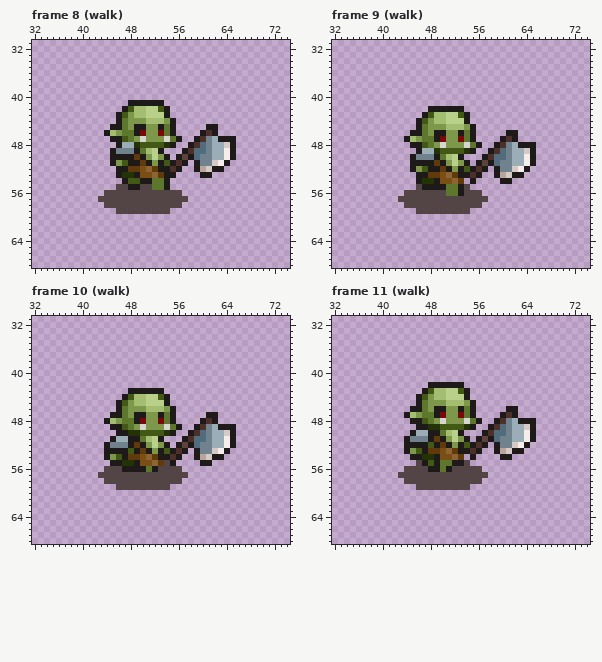
Two states of a pixel-art file, RPGGAME/RPG/Assets/Sprites/Tiny RPG Character Asset Pack v1.03 -Free Soldier&Orc/Aseprite file/Orc.aseprite. That is the earlier state.
100x100 pixels, 34 frames. Colours within 5 levels of each other are drawn and written as one. Shown: frame 8 (walk): x 32..74, y 31..68; frame 9 (walk): x 32..74, y 31..68; frame 10 (walk): x 32..74, y 31..68; frame 11 (walk): x 32..74, y 31..68. The commit also changed other frames, which this record leaves out.
New version:
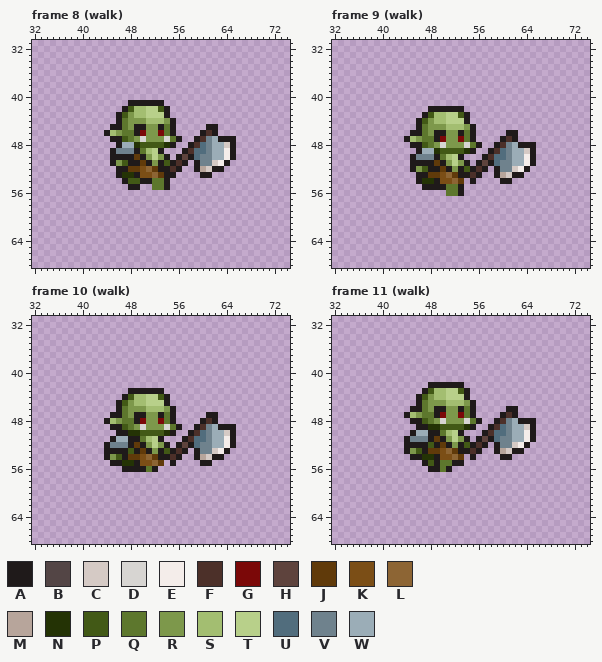
Palette (. is transparent): A #1f1a1a  B #534545  C #d5cac5  D #d7d5d2  E #f4edea  F #4c3029  G #7b0808  H #5e433d  J #603a0a  K #7b4e16  L #8d6534  M #b7a59b  N #243305  P #425916  Q #5d772d  R #7d984b  S #a3be71  T #b8d08a  U #516d7d  V #6f828d  W #9badb7
The exact change:
layer "shadow" now hidden
--- frame 8 (walk)
@@ x 41..59 @@
 54 ......APPAAQQA.....
-55 .....BBAABBQQA.....
-56 ...BBBBBBBBBBBBB...
-57 ..BBBBBBBBBBBBBBB..
-58 ...BBBBBBBBBBBBB...
-59 .....BBBBBBBBB.....
+55 .......AA..QQA.....
+56 ...................
+57 ...................
+58 ...................
+59 ...................
 60 ...................
--- frame 9 (walk)
@@ x 41..59 @@
 54 .....ANNAKKLJ.A....
-55 .....BAAAAQQAB.....
-56 ...BBBBBBBQQABBB...
-57 ..BBBBBBBBBBBBBBB..
-58 ...BBBBBBBBBBBBB...
-59 .....BBBBBBBBB.....
+55 ......AAAAQQA......
+56 ..........QQA......
+57 ...................
+58 ...................
+59 ...................
 60 ...................
--- frame 10 (walk)
@@ x 41..59 @@
 54 ...ARPAJJKLJAAFA..A
-55 ....AANNAKKLJBA....
-56 ...BBBAAAAQABBBB...
-57 ..BBBBBBBBBBBBBBB..
-58 ...BBBBBBBBBBBBB...
-59 .....BBBBBBBBB.....
+55 ....AANNAKKLJ.A....
+56 ......AAAAQA.......
+57 ...................
+58 ...................
+59 ...................
 60 ...................
--- frame 11 (walk)
@@ x 41..59 @@
 54 ....AANNAKKLJ.A....
-55 .....BAPAQQAAB.....
-56 ...BBBBAAQABBBBB...
-57 ..BBBBBBBBBBBBBBB..
-58 ...BBBBBBBBBBBBB...
-59 .....BBBBBBBBB.....
+55 ......APAQQAA......
+56 .......AAQA........
+57 ...................
+58 ...................
+59 ...................
 60 ...................
Pixel boxes of the changes (left, top, right, bottom) in both pictures:
erased: (98, 184, 188, 214)
erased: (398, 184, 488, 214)
erased: (98, 460, 188, 490)
erased: (398, 460, 488, 490)
